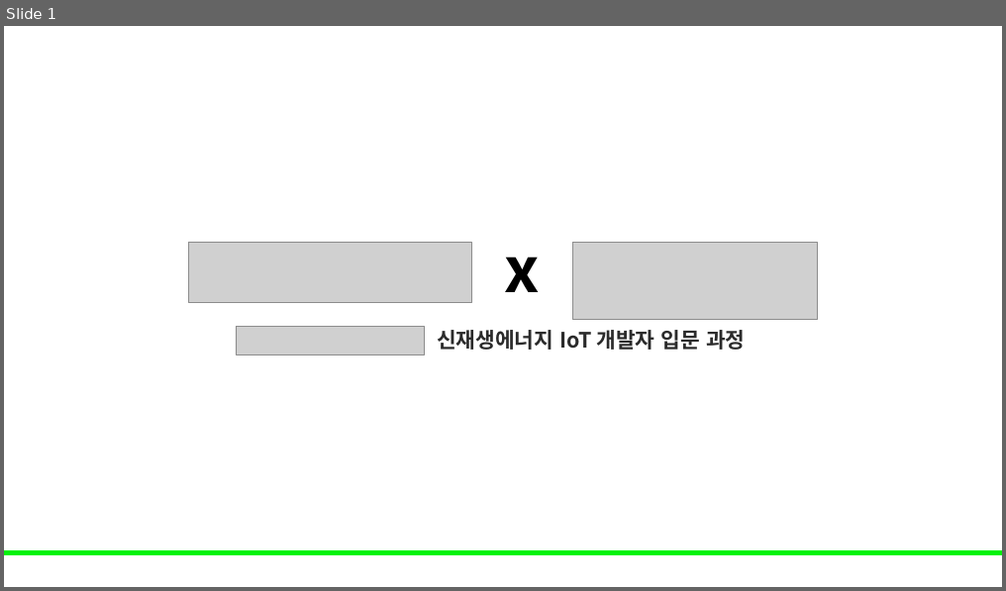
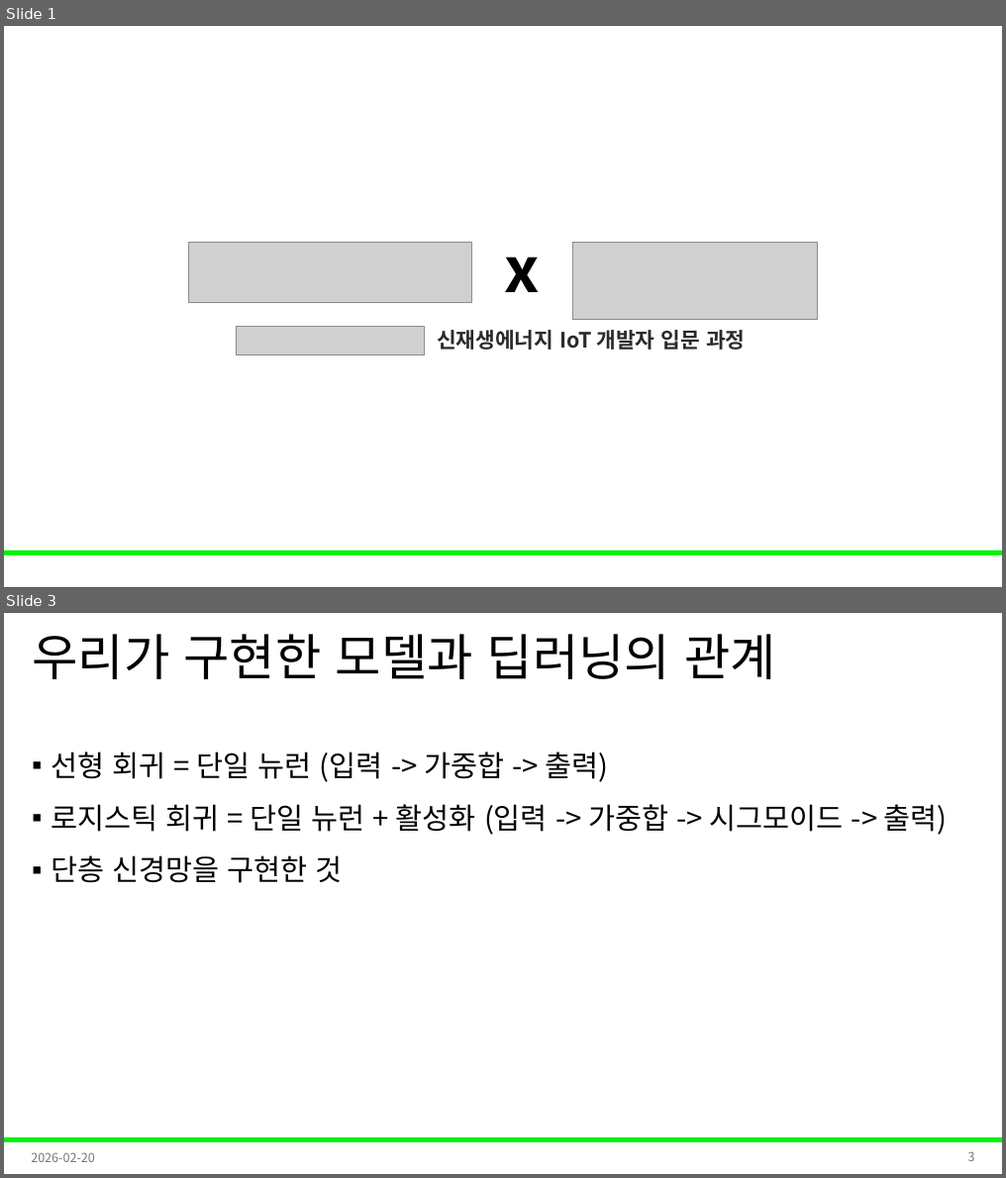
Before and after one commit to Leader-Lesson/KDT_RE_5th, a slide deck: material/5_AI/13_딥러닝모델개요.pptx. Shown one above the other, each under a label of ours: slide 1 before the commit, slides 1 and 3 after it; the slides between them are not shown. The pictures are 1006x591 and 1006x1178 pixels, drawn with LibreOffice and Linux fonts; fonts in the diff are those of the drawing; grey boxes stand for pictures; background and template pictures are left out. Boxes give left, top, right and bottom in pixels: in the first picture for what was removed or moved away, otherwise in the second. Text is boxed around its words. In the diff, an @@ line names an element or a change of style, - is before the commit and + after.

```diff
--- a/material/5_AI/13_딥러닝모델개요.pptx
+++ b/material/5_AI/13_딥러닝모델개요.pptx
@@ slide 3 added at (4, 613, 1002, 1174), background #FFFFFF; not listed: 1 template element that a slide beside it also shows @@
@@ title added at (32, 634, 776, 679), 48 pt, text #000000 @@
+우리가 구현한 모델과 딥러닝의 관계
@@ text added at (51, 752, 947, 883), 28 pt, text #000000 @@
+▪ 선형 회귀 = 단일 뉴런 (입력 -> 가중합 -> 출력)
+▪ 로지스틱 회귀 = 단일 뉴런 + 활성화 (입력 -> 가중합 -> 시그모이드 -> 출력)
+▪ 단층 신경망을 구현한 것
@@ text added at (31, 1153, 95, 1162), 12 pt, text #797979 @@
+2026-02-20
@@ page number added at (968, 1152, 975, 1161), 12 pt, text #797979 @@
+3
```
Also in this commit, not shown: 12 slides changed, 2 other slides added.
